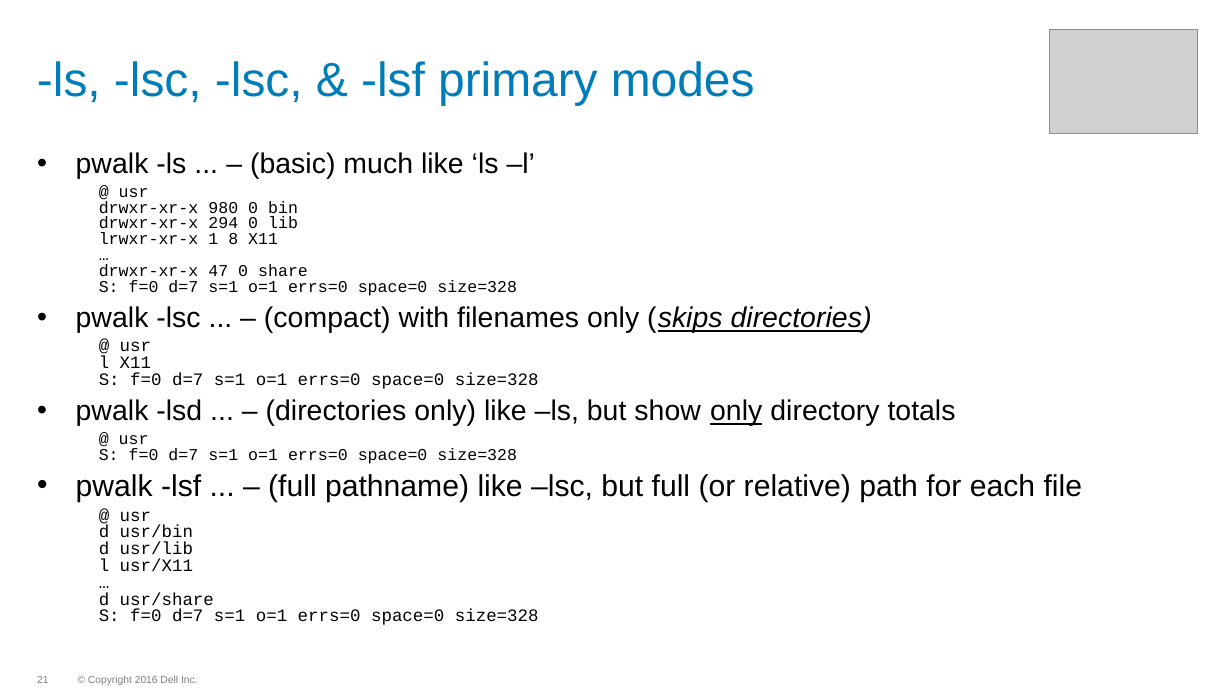
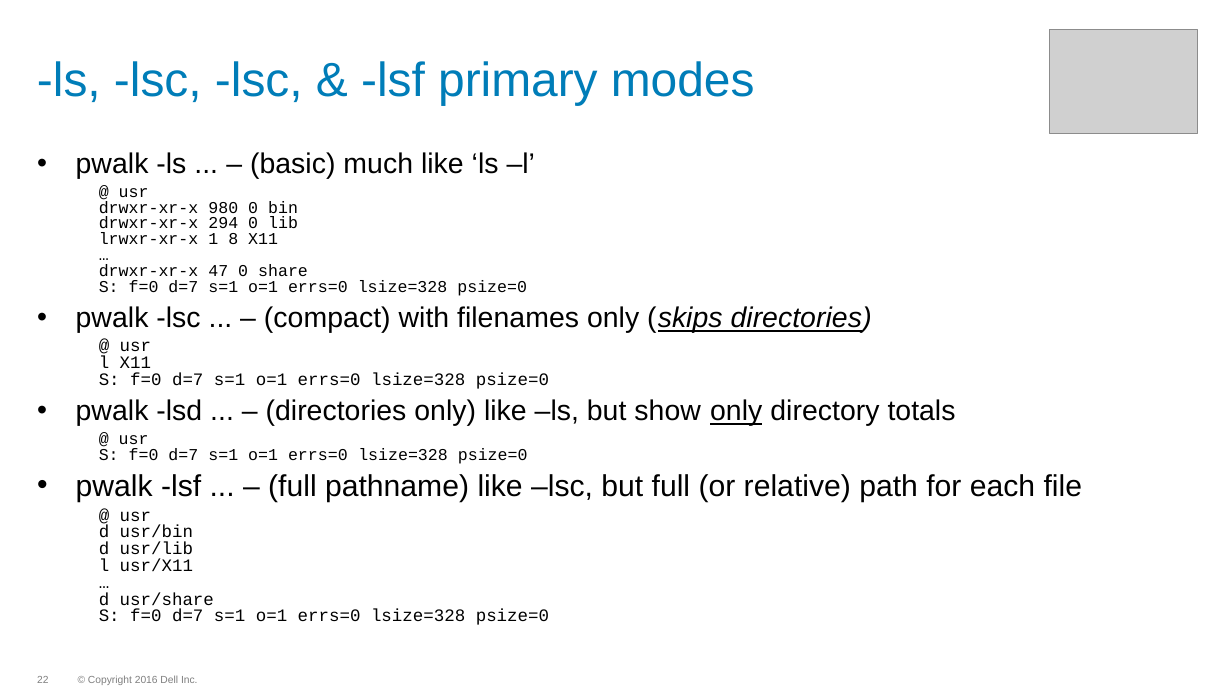
Before and after one commit to WhizBob/pwalk, a slide deck: slide 22 of doc/pwalk_slides.pptx (slide 21 before the commit). Drawn at 1232x693 pixels with LibreOffice and Linux fonts; fonts in the diff are those of the drawing; grey boxes stand for pictures; background and template pictures are left out. Boxes give left, top, right and bottom in pixels: in the first picture for what was removed or moved away, otherwise in the second. Text is boxed around its words. In the diff, an @@ line names an element or a change of style, - is before the commit and + after.

```diff
--- a/doc/pwalk_slides.pptx
+++ b/doc/pwalk_slides.pptx
@@ text at box(99, 280, 527, 296): text changed @@
-S: f=0 d=7 s=1 o=1 errs=0 space=0 size=328
+S: f=0 d=7 s=1 o=1 errs=0 lsize=328 psize=0
@@ text at box(99, 373, 549, 389): text changed @@
-S: f=0 d=7 s=1 o=1 errs=0 space=0 size=328
+S: f=0 d=7 s=1 o=1 errs=0 lsize=328 psize=0
@@ text at box(99, 448, 528, 464): text changed @@
-S: f=0 d=7 s=1 o=1 errs=0 space=0 size=328
+S: f=0 d=7 s=1 o=1 errs=0 lsize=328 psize=0
@@ text at box(99, 609, 549, 625): text changed @@
-S: f=0 d=7 s=1 o=1 errs=0 space=0 size=328
+S: f=0 d=7 s=1 o=1 errs=0 lsize=328 psize=0
```
Also in this commit, not shown: 1 other slide changed, 1 slide added, 6 other files.
